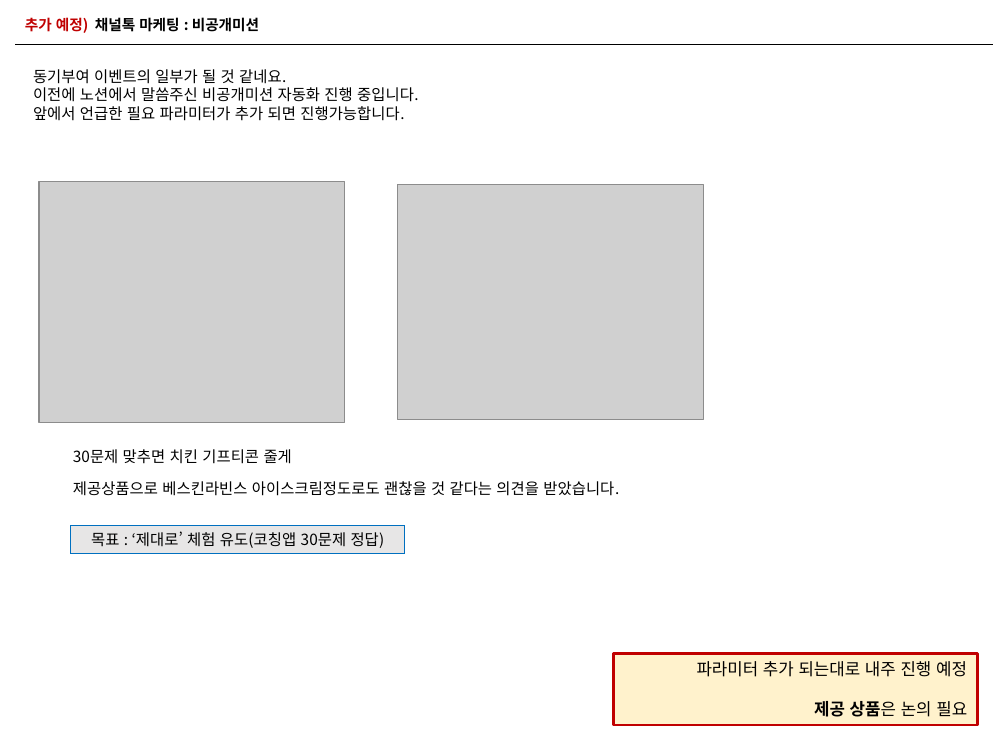
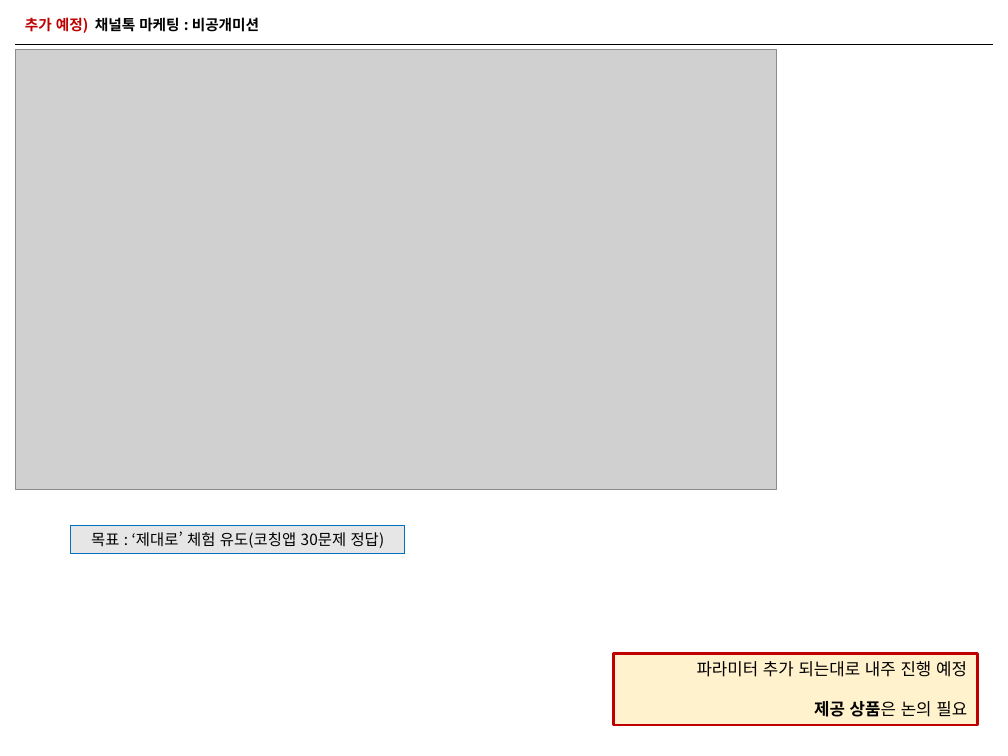
Before and after one commit to naxvinci/marketing, a slide deck: slide 4 of 업무보고0108.pptx. Drawn at 1008x756 pixels with LibreOffice and Linux fonts; fonts in the diff are those of the drawing; grey boxes stand for pictures. Boxes give left, top, right and bottom in pixels: in the first picture for what was removed or moved away, otherwise in the second. Text is boxed around its words. In the diff, an @@ line names an element or a change of style, - is before the commit and + after.

```diff
--- a/업무보고0108.pptx
+++ b/업무보고0108.pptx
@@ picture added at [15, 49, 777, 489] @@
@@ text removed at [33, 69, 419, 121] @@
-동기부여 이벤트의 일부가 될 것 같네요.
-이전에 노션에서 말씀주신 비공개미션 자동화 진행 중입니다.
-앞에서 언급한 필요 파라미터가 추가 되면 진행가능합니다.
@@ picture removed at [39, 181, 345, 422] @@
@@ picture removed at [398, 184, 704, 419] @@
@@ text removed at [73, 449, 292, 464] @@
-30문제 맞추면 치킨 기프티콘 줄게
@@ text removed at [73, 481, 619, 496] @@
-제공상품으로 베스킨라빈스 아이스크림정도로도 괜찮을 것 같다는 의견을 받았습니다.
```
Also in this commit, not shown: 2 other files.
